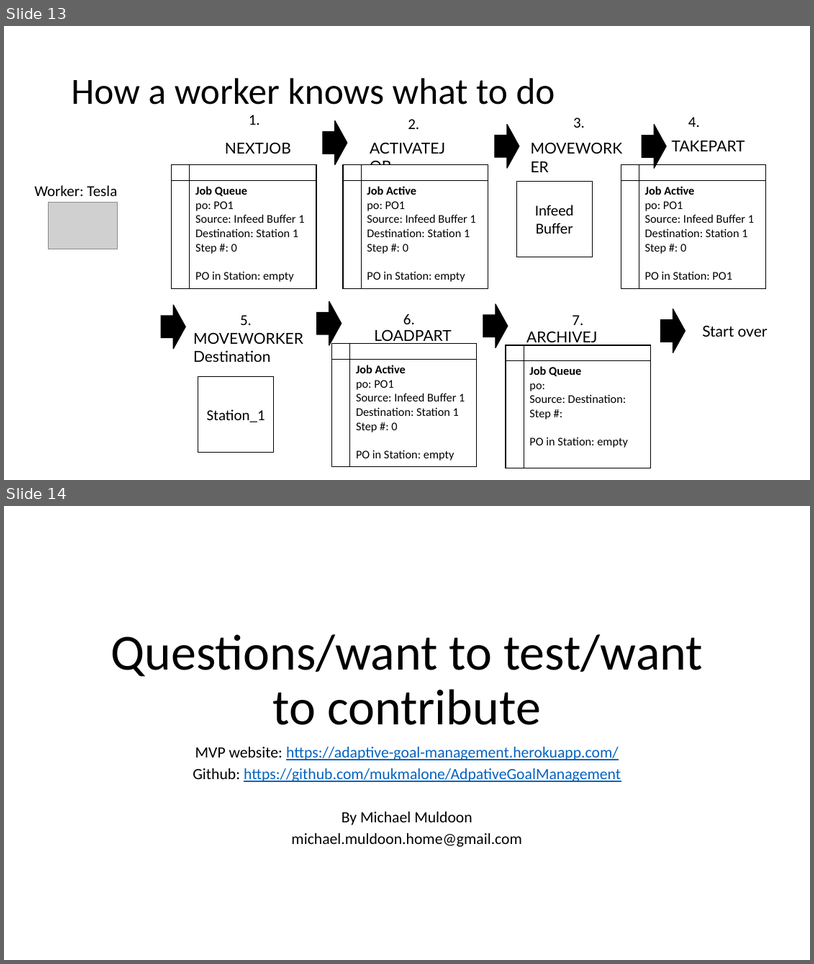
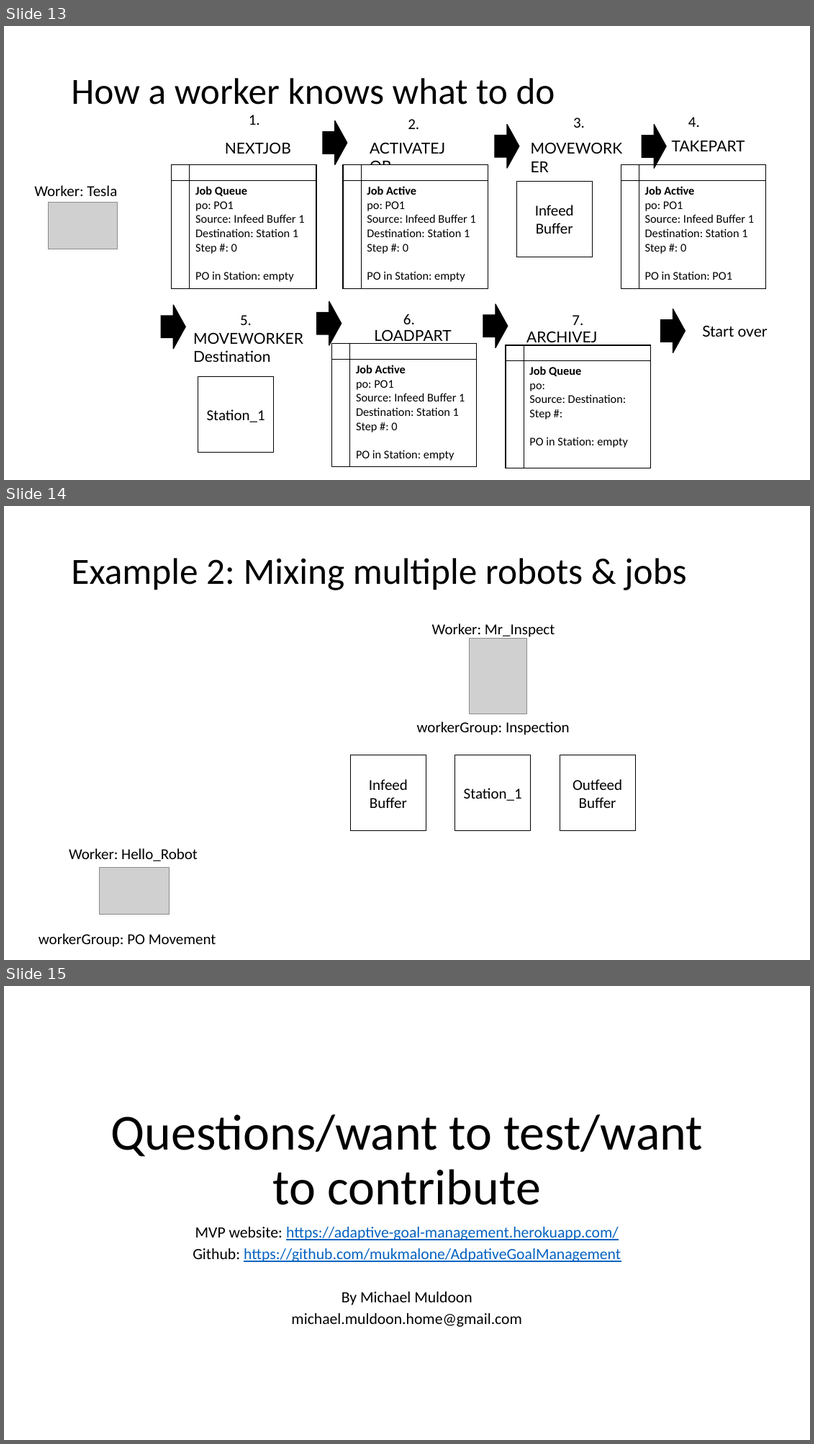
Before and after one commit to mukmalone/AdaptiveGoalManagement, a slide deck: documentation/Adaptive Goal Management-Overview.pptx. Shown one above the other, each under a label of ours: slides 13 and 14 before the commit, slides 13, 14 and 15 after it. The pictures are 814x964 and 814x1444 pixels, drawn with LibreOffice and Linux fonts; fonts in the diff are those of the drawing; grey boxes stand for pictures. Boxes give left, top, right and bottom in pixels: in the first picture for what was removed or moved away, otherwise in the second. Text is boxed around its words. In the diff, an @@ line names an element or a change of style, - is before the commit and + after.

```diff
--- a/documentation/Adaptive Goal Management-Overview.pptx
+++ b/documentation/Adaptive Goal Management-Overview.pptx
@@ slide 14 added at (x1=4, y1=506, x2=810, y2=960), background #FFFFFF @@
@@ title added at (x1=71, y1=558, x2=687, y2=590), 44 pt, text #000000 @@
+Example 2: Mixing multiple robots & jobs
@@ text added at (x1=432, y1=623, x2=556, y2=638), 18 pt, text #000000 @@
+Worker: Mr_Inspect
@@ picture added at (x1=469, y1=638, x2=527, y2=714) @@
@@ text added at (x1=417, y1=721, x2=570, y2=735), 18 pt, text #000000 @@
+workerGroup: Inspection
@@ rectangle added at (x1=350, y1=755, x2=426, y2=831), fill #FFFFFF, outline #000000 1 pt, 18 pt, text #000000 @@
+Infeed Buffer
@@ rectangle added at (x1=455, y1=755, x2=531, y2=831), fill #FFFFFF, outline #000000 1 pt, 18 pt, text #000000 @@
+Station_1
@@ rectangle added at (x1=560, y1=755, x2=635, y2=831), fill #FFFFFF, outline #000000 1 pt, 18 pt, text #000000 @@
+Outfeed Buffer
@@ text added at (x1=69, y1=848, x2=198, y2=861), 18 pt, text #000000 @@
+Worker: Hello_Robot
@@ picture added at (x1=100, y1=867, x2=169, y2=914) @@
@@ text added at (x1=39, y1=933, x2=216, y2=947), 18 pt, text #000000 @@
+workerGroup: PO Movement
@@ what was slide 14 is now slide 15 @@
```
Also in this commit, not shown: 1 other file.
